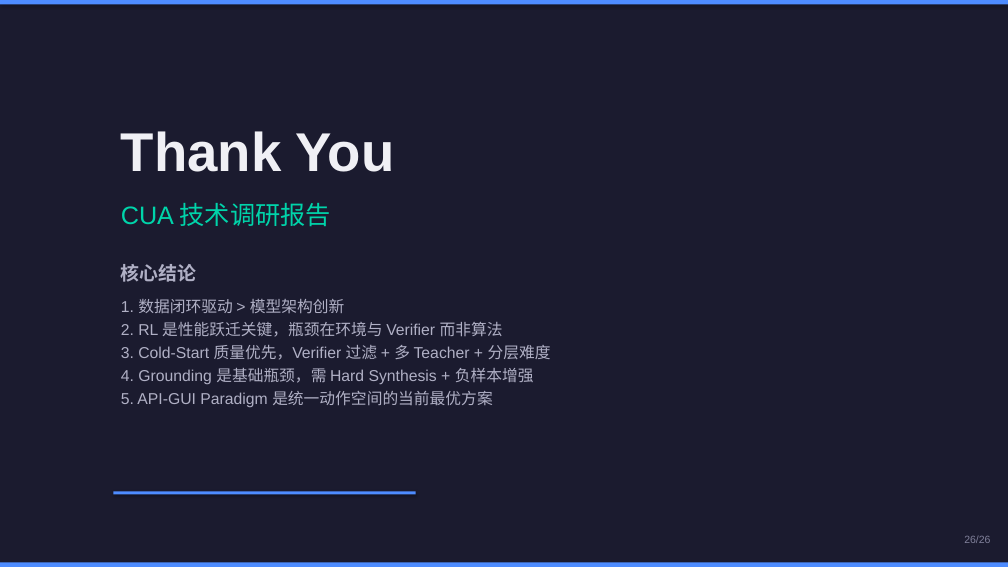
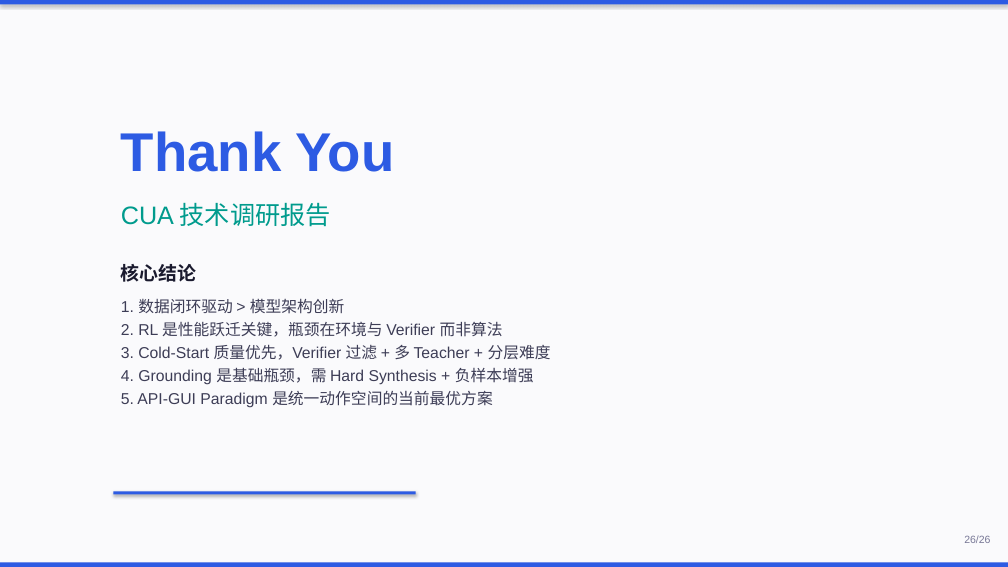
Before and after one commit to Pengxiang-Li/Cursor, a slide deck: slide 26 of CUA_Research_Report.pptx. Drawn at 1008x567 pixels with LibreOffice and Linux fonts; fonts in the diff are those of the drawing. Boxes give left, top, right and bottom in pixels: in the first picture for what was removed or moved away, otherwise in the second. Text is boxed around its words. In the diff, an @@ line names an element or a change of style, - is before the commit and + after.

```diff
--- a/CUA_Research_Report.pptx
+++ b/CUA_Research_Report.pptx
@@ background #1B1B2F to #FAFAFC @@
@@ text "Thank You" at bbox=[121, 131, 551, 408]: text colour #F0F0F5 to #2D5BE3 in "Thank You"; text colour #00D4AA to #009B8D in "CUA 技术调研报告"; text colour #B0B0C5 to #1A1A2E in "核心结论"; text colour #B0B0C5 to #3D3D56 in "1. 数据闭环驱动 > 模型架构创新", "2. RL 是性能跃迁关键，瓶颈在环境与 Verifier 而非算法", "3. Cold-Start 质量优先，Verifier 过滤 + 多 Teacher ...", "4. Grounding 是基础瓶颈，需 Hard Synthesis + 负样本增强" and 1 more places @@
@@ fill #4E8CFF to #2D5BE3 in 3 elements at bbox=[0, 0, 1008, 5], bbox=[0, 563, 1008, 567], bbox=[113, 492, 416, 495] @@
@@ text "26/26" at bbox=[964, 535, 990, 543]: text colour #80809A to #787896 @@
```
Also in this commit, not shown: 25 other slides changed, 1 other file.
